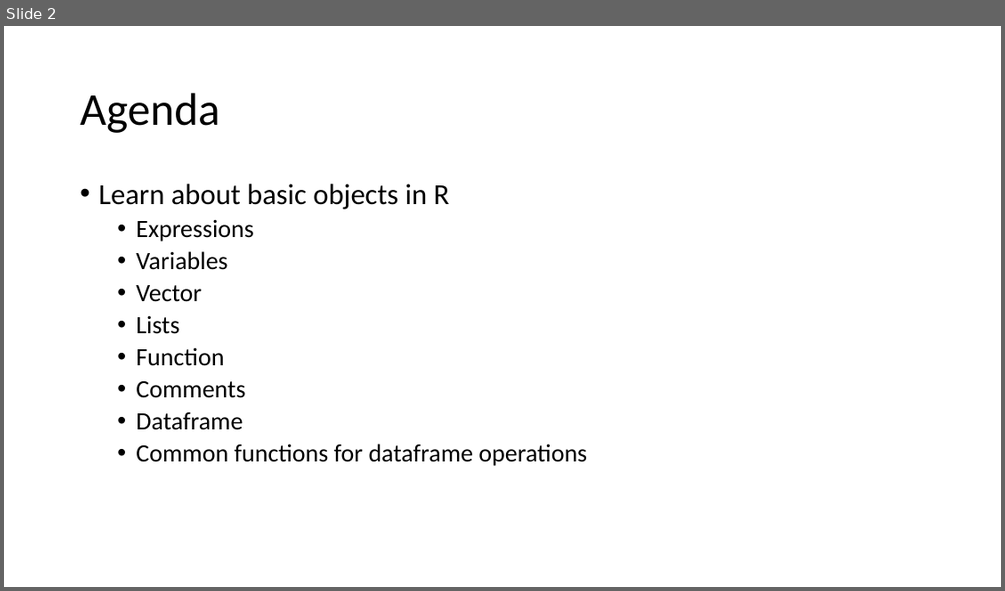
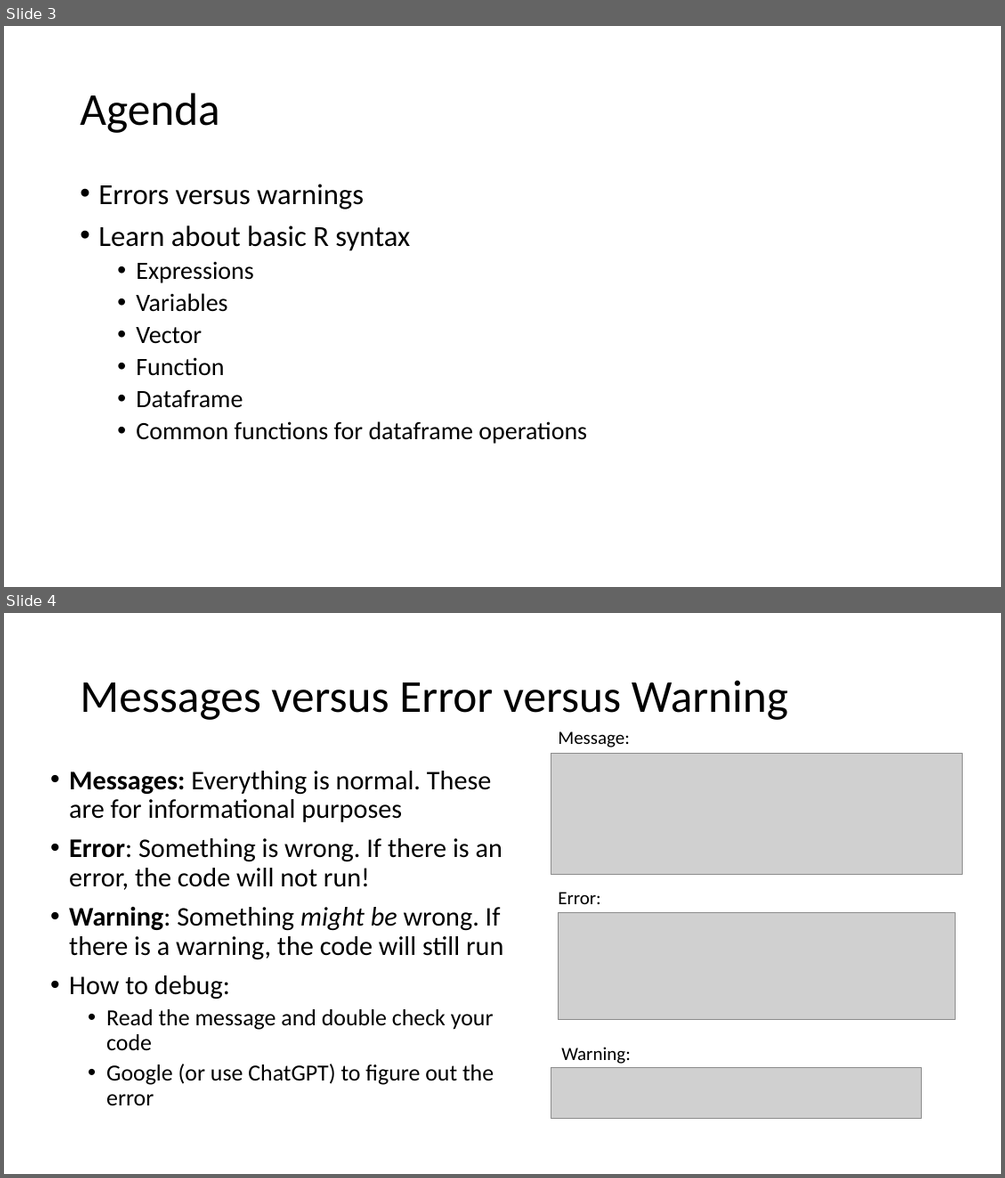
Before and after one commit to jpspeng/crisp_notes, a slide deck: powerpoints_2025/crisp_2025_R_day2.pptx. Shown one above the other, each under a label of ours: slide 2 before the commit, slides 3 and 4 after it. The pictures are 1005x591 and 1005x1178 pixels, drawn with LibreOffice and Linux fonts; fonts in the diff are those of the drawing; grey boxes stand for pictures. Boxes give left, top, right and bottom in pixels: in the first picture for what was removed or moved away, otherwise in the second. Text is boxed around its words. In the diff, an @@ line names an element or a change of style, - is before the commit and + after.

```diff
--- a/powerpoints_2025/crisp_2025_R_day2.pptx
+++ b/powerpoints_2025/crisp_2025_R_day2.pptx
@@ slide 4 added at (x1=4, y1=613, x2=1001, y2=1174), background #FFFFFF @@
@@ title added at (x1=80, y1=680, x2=788, y2=720), 44 pt, text #000000 @@
+Messages versus Error versus Warning
@@ text added at (x1=558, y1=731, x2=630, y2=747), 18 pt, text #000000 @@
+Message:
@@ text added at (x1=69, y1=771, x2=503, y2=1105), 25.9 pt, text #000000 @@
+• Messages: Everything is normal. These are for informational purposes
+• Error: Something is wrong. If there is an error, the code will not run!
+• Warning: Something might be wrong. If there is a warning, the code will still run
+• How to debug:
+  • Read the message and double check your code
+  • Google (or use ChatGPT) to figure out the error
@@ picture added at (x1=550, y1=754, x2=962, y2=875) @@
@@ text added at (x1=558, y1=892, x2=601, y2=904), 18 pt, text #000000 @@
+Error:
@@ picture added at (x1=558, y1=913, x2=955, y2=1019) @@
@@ text added at (x1=561, y1=1046, x2=631, y2=1063), 18 pt, text #000000 @@
+Warning:
@@ picture added at (x1=550, y1=1068, x2=921, y2=1118) @@
@@ what was slide 2 is now slide 3 @@
@@ slide 3 changed as well @@
@@ text at (x1=98, y1=184, x2=410, y2=251): text changed @@
-• Learn about basic objects in R
+• Errors versus warnings
+• Learn about basic R syntax
@@ text at (x1=136, y1=315, x2=179, y2=334): paragraph removed @@
-  • Lists
@@ text at (x1=136, y1=381, x2=245, y2=398): paragraph removed @@
-  • Comments
```
Also in this commit, not shown: 1 other slide changed, 3 other slides added, 1 slide removed, 2 other files.
